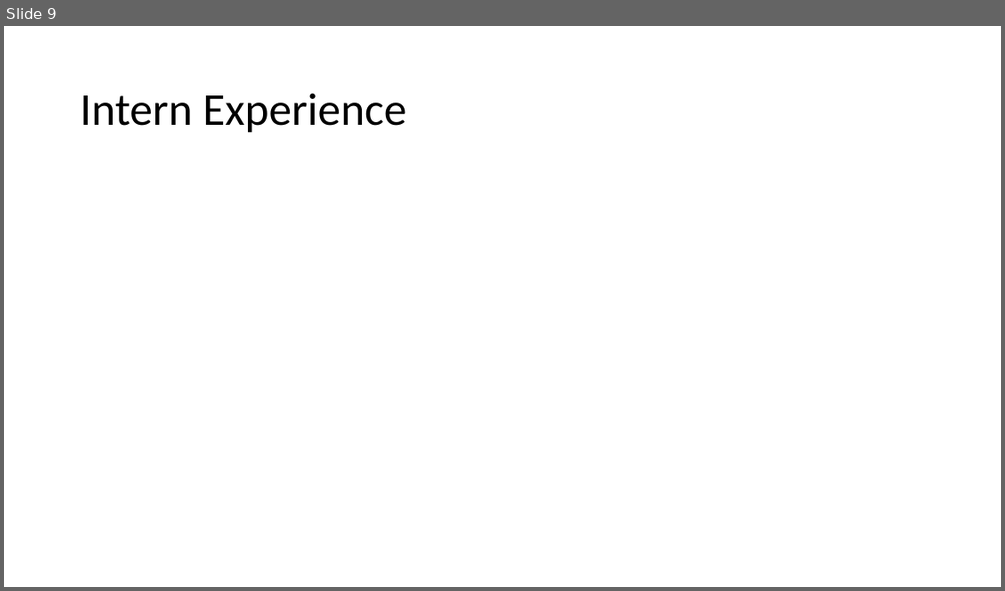
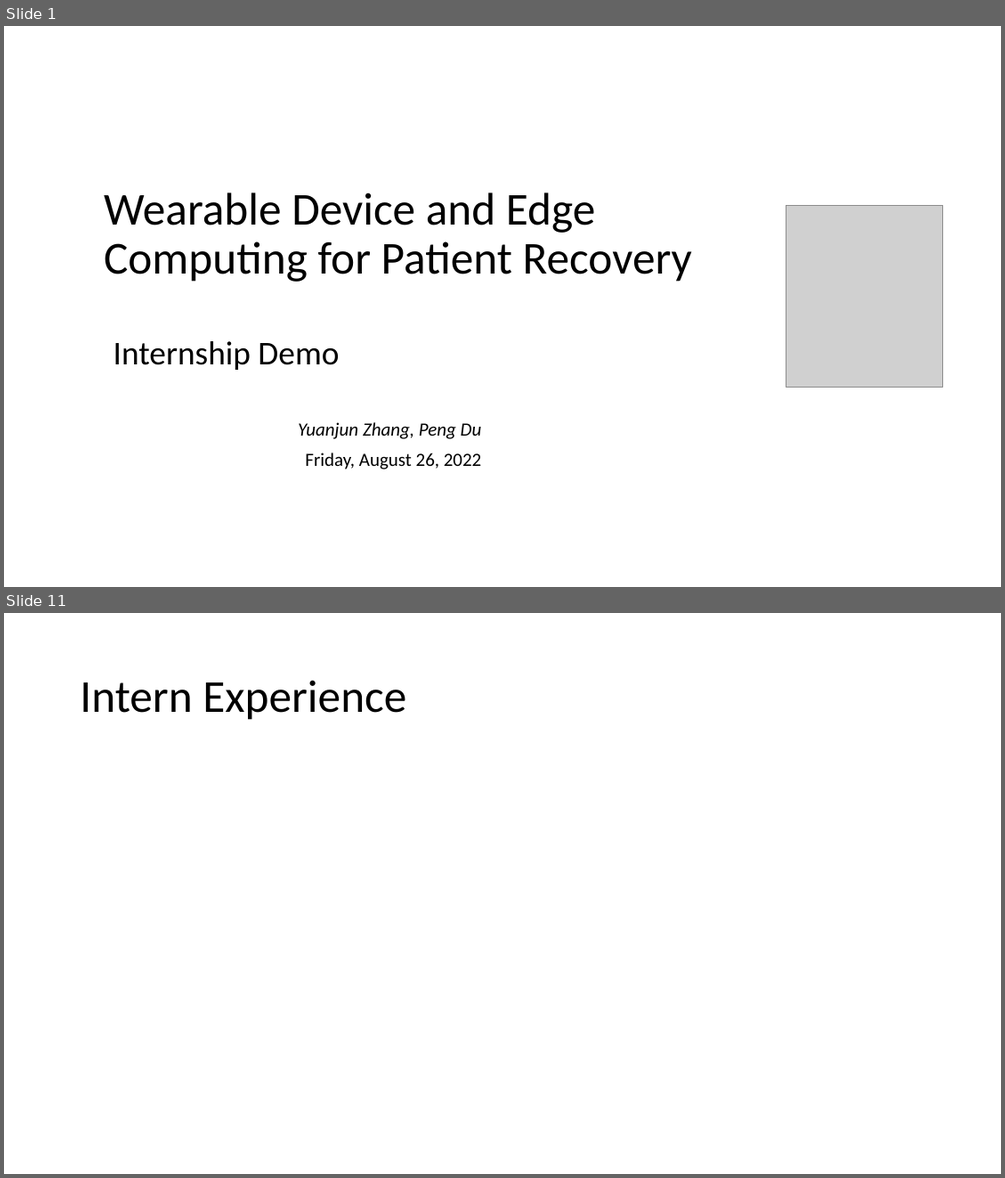
Before and after one commit to pdgetrf/fw_intern_2022, a slide deck: docs/architecture.pptx. Shown one above the other, each under a label of ours: slide 9 before the commit, slides 1 and 11 after it; the slides between them are not shown. The pictures are 1005x591 and 1005x1178 pixels, drawn with LibreOffice and Linux fonts; fonts in the diff are those of the drawing; grey boxes stand for pictures. Boxes give left, top, right and bottom in pixels: in the first picture for what was removed or moved away, otherwise in the second. Text is boxed around its words. In the diff, an @@ line names an element or a change of style, - is before the commit and + after.

Commit message:
update demo slides

```diff
--- a/docs/architecture.pptx
+++ b/docs/architecture.pptx
@@ slide 1 added at (4,26,1001,587), background #FFFFFF @@
@@ title added at (104,192,692,281), 44 pt, text #000000 @@
+Wearable Device and Edge Computing for Patient Recovery
@@ picture added at (786,206,942,386) @@
@@ subtitle added at (113,341,482,469), 18 pt, text #000000 @@
+Internship Demo
+Yuanjun Zhang, Peng Du
+Friday, August 26, 2022
@@ what was slide 9 is now slide 11 @@
```
Also in this commit, not shown: 5 slides changed, 4 other slides added, 3 slides removed.
